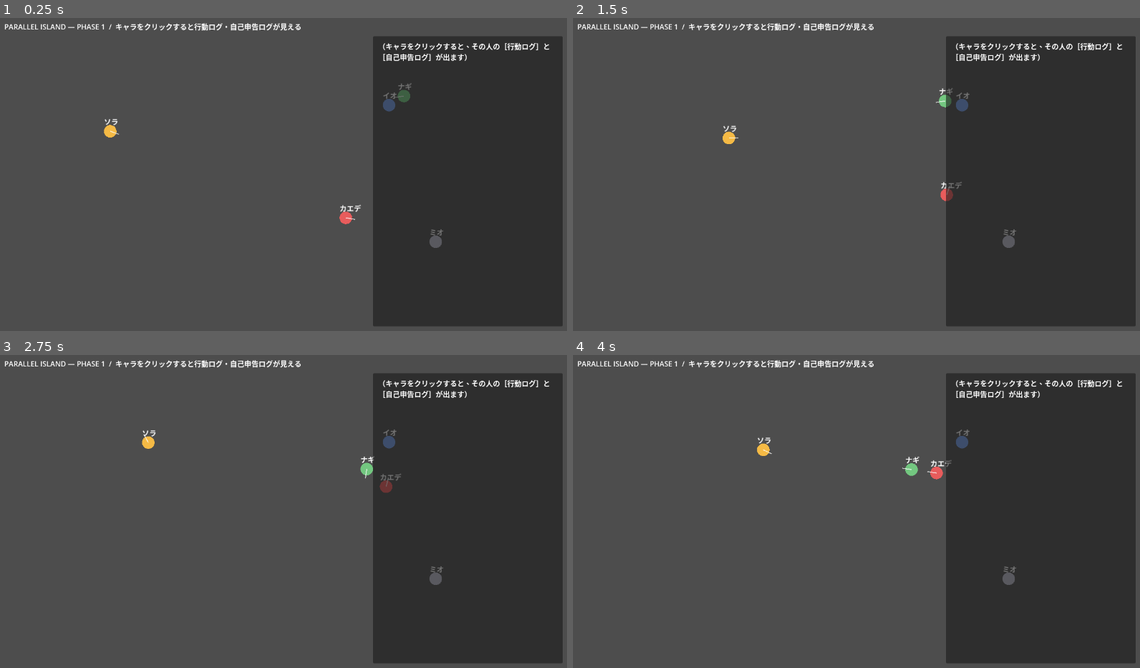
Above: before the commit, frames 1-4 (two rows, left to right).
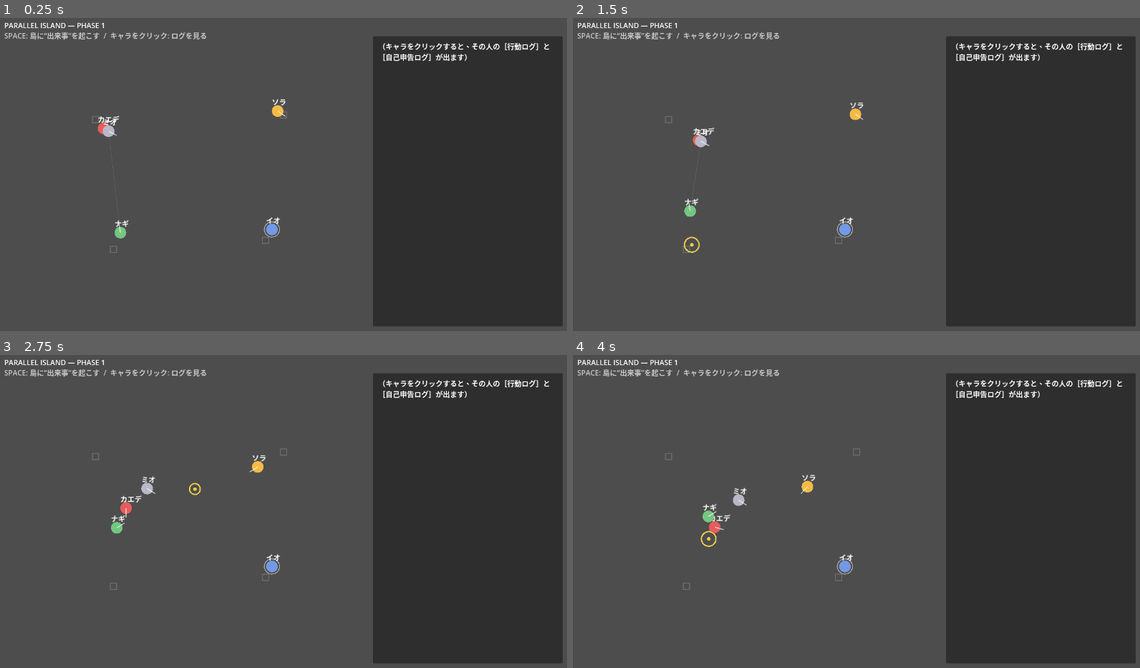
Above: after the commit, the same moments.

Repository: kosukemiyazaki/parallel-island
Game: Godot game, scene res://scenes/Main.tscn
The game is run twice, just before and just after one commit, with the same random seed, the same clock (stepped at 60 frames per second) and the same inputs.
Inputs (mouse positions are in pixels of both pictures, inside the frame that each line leads up to):
- Up to frame 1 (0.25 s): no input
- Up to frame 2 (1.5 s): tap Enter at 0.5 s; move the mouse to (981, 161) at 0.52 s; tap Space at 0.6, 0.77, 1.07, 1.35 s; click (981, 161) at 0.67 s; move the mouse to (743, 193) at 1.27 s; click (743, 193) at 1.42 s
- Up to frame 3 (2.75 s): tap Space at 1.52, 1.82, 2.1 s; move the mouse to (340, 442) at 2.02 s; click (340, 442) at 2.17 s
- Up to frame 4 (4 s): move the mouse to (828, 580) at 2.77 s; tap Space at 2.85, 3.02, 3.32, 3.6, 3.77 s; click (828, 580) at 2.92 s; move the mouse to (1026, 561) at 3.52 s; click (1026, 561) at 3.67 s

The runs differ from the first frame. In frame 1, 1.7% of the frame differs, in the area x 0-79%, y 1-76%; in frame 2, 1.8%; in frame 3, 1.9%; in frame 4, 1.9%.

Commit message:
PHASE 1: 性格差を可視化する行動再設計（状態機械＋場所＋共有イベント）
- STAY/GO_PLACE/APPROACH/RETREAT/ATTEND の状態でキャラごとに異なる動きを出す。
  不動=止まって輪っか表示、低自己肯定=つきまとい、押し強=人に詰める→相手が離れる、
  自分本位=場所を巡る、中間=群れに流される。
- 島にランドマーク（場所）を配置。関係を線で可視化。
- SPACEで“出来事”を発生→性格で反応が割れる（飛びつく/無視）。設計書「同じ出来事に違う反応」を実装。
- ヘッドレスでエラーなし確認済み。

Co-Authored-By: Claude Opus 4.8 <noreply@anthropic.com>

Diff:
--- a/scripts/character.gd
+++ b/scripts/character.gd
@@ -1,11 +1,13 @@
 extends Node2D
-class_name Character
 
-# 5軸パラメータ（0.0〜1.0）。本来は非公開。PHASE 1 ではログ枠に開示する。
+# 行動の「型」。説明テキストではなく、この状態が動き方として画面に出る。
+enum State { STAY, GO_PLACE, APPROACH, RETREAT, ATTEND }
+
+# 5軸パラメータ（0.0〜1.0）。本来は非公開。PHASE 1 ではクリックでログ枠に開示。
 var p_self_other: float = 0.5   # 高=自分優先 / 低=他者寄り
 var p_impulse: float = 0.5      # 高=即動く・速い / 低=間がある
-var p_adapt: float = 0.5        # 高=新しい場所へ / 低=いつもの場所へ固執
-var p_esteem: float = 0.5       # 高=他者の反応に左右されない / 低=確認が多い
+var p_adapt: float = 0.5        # 高=新しい場所へ / 低=いつもの場所に固執
+var p_esteem: float = 0.5       # 高=他者に左右されない / 低=確認が多い
 var p_empathy: float = 0.5      # 高=「わかってる」確信（思い込み）
 
 var char_name: String = "?"
@@ -13,16 +15,22 @@
 var color: Color = Color.WHITE
 
 var others: Array = []
+var places: Array = []
+var home: Vector2 = Vector2.ZERO
 var bounds: Rect2 = Rect2(0, 0, 1280, 720)
 
-var _target: Vector2 = Vector2.ZERO
-var _home: Vector2 = Vector2.ZERO
+var state: int = State.STAY
+var target_pos: Vector2 = Vector2.ZERO
+var target_char = null
+
 var _decide_timer: float = 0.0
+var _event_active: bool = false
+var _event_pos: Vector2 = Vector2.ZERO
 var logs: Array[String] = []
 
-const RADIUS: float = 14.0
+const RADIUS: float = 13.0
 
-func setup(params: Dictionary, pos: Vector2) -> void:
+func setup(params: Dictionary, pos: Vector2, place_list: Array) -> void:
 	char_name = params.get("name", "?")
 	pattern = params.get("pattern", "?")
 	p_self_other = params.get("self_other", 0.5)
@@ -32,60 +40,127 @@
 	p_empathy = params.get("empathy", 0.5)
 	color = params.get("color", Color.WHITE)
 	position = pos
-	_home = pos
-	_target = pos
+	home = pos
+	target_pos = pos
+	places = place_list
 	var lbl := Label.new()
 	lbl.text = char_name
 	lbl.position = Vector2(-RADIUS, -RADIUS - 20.0)
 	add_child(lbl)
 
+func set_event(active: bool, pos: Vector2) -> void:
+	_event_active = active
+	_event_pos = pos
+
+func is_relating() -> bool:
+	return state == State.APPROACH or state == State.RETREAT
+
 func _process(delta: float) -> void:
 	_decide_timer -= delta
 	if _decide_timer <= 0.0:
 		_decide()
-		# 衝動性が高いほど次の判断までが短い（＝即動く）。低いほど「間」が空く。
-		_decide_timer = lerp(2.2, 0.5, p_impulse) + randf() * 0.3
-	# 移動：衝動性が速度に出る。
-	var speed: float = lerp(20.0, 95.0, p_impulse)
-	var to_t := _target - position
-	if to_t.length() > 2.0:
-		position += to_t.normalized() * speed * delta
+		# 衝動性が高いほど判断が速い。全体はゆっくりめ＝観察しやすく。
+		_decide_timer = lerp(3.6, 1.1, p_impulse) + randf() * 0.4
+	if state != State.STAY:
+		var speed: float = lerp(16.0, 62.0, p_impulse)
+		var to_t := target_pos - position
+		if to_t.length() > 3.0:
+			position += to_t.normalized() * speed * delta
+		elif state == State.APPROACH and target_char != null:
+			target_pos = target_char.position  # 相手が動けば付いていく
 	_clamp_bounds()
 	queue_redraw()
 
 func _decide() -> void:
-	var roll := randf()
-	# 自己肯定感が低いほど、他者の様子を確認しに行く頻度が高い。
-	var check_freq: float = lerp(0.15, 0.7, 1.0 - p_esteem)
-	if others.size() > 0 and roll < check_freq:
-		var o = others[randi() % others.size()]
-		_target = o.position + Vector2(randf_range(-40, 40), randf_range(-40, 40))
-		_log_action("%sは%sの様子をうかがいに近づいた" % [char_name, o.char_name])
+	# 0) 押しの強い相手が近い → 距離を取る（柔軟な人だけ。不動の人は耐える）
+	for o in others:
+		if o.target_char == self and o.p_self_other >= 0.7 and p_adapt >= 0.3 and position.distance_to(o.position) < 46.0:
+			state = State.RETREAT
+			target_char = null
+			var away: Vector2 = (position - o.position).normalized()
+			target_pos = position + away * 140.0
+			_log_action("%sはそっと距離を取った" % char_name)
+			return
+	# 1) 島に「出来事」がある → 性格で反応が割れる
+	if _event_active:
+		var attend: float = _attend_probability()
+		if randf() < attend:
+			state = State.ATTEND
+			target_pos = _event_pos + Vector2(randf_range(-24, 24), randf_range(-24, 24))
+			_log_action("%sは“何か”の方へ向かった" % char_name)
+			return
+		elif p_adapt < 0.3:
+			state = State.STAY
+			_log_action("%sはそちらを見たが、動かなかった" % char_name)
+			return
+	# 2) 変化に乏しい人（低適応）→ いつもの場所にとどまる＝「不動」
+	if p_adapt < 0.3:
+		if position.distance_to(home) > 28.0:
+			state = State.GO_PLACE
+			target_pos = home
+			_log_action("%sはいつもの場所へ戻ろうとした" % char_name)
+		else:
+			state = State.STAY
+			_log_action("%sはその場にとどまっている" % char_name)
 		return
-	# 自己中心性：高→自分の用事 / 低→誰かのそば / 中間→適応性で分岐
+	# 3) 押しが強く思い込みが強い人 → 近くの誰かに詰める（相手は離れていく）
+	if p_self_other > 0.7 and p_empathy > 0.7 and others.size() > 0:
+		target_char = _nearest_other()
+		state = State.APPROACH
+		target_pos = target_char.position
+		if randf() < 0.3:
+			_log_claim("%sは「力になれると思う」と言った" % char_name)
+		else:
+			_log_action("%sは%sの方へ寄っていった" % [char_name, target_char.char_name])
+		return
+	# 4) 自己肯定感が低い人 → 誰かを確認しに、そばへ（つきまとい）
+	if p_esteem < 0.4 and others.size() > 0:
+		target_char = _nearest_other()
+		state = State.APPROACH
+		target_pos = target_char.position
+		_log_action("%sは%sの様子をうかがいに近づいた" % [char_name, target_char.char_name])
+		return
+	# 5) 自分本位な人 → 自分の用で場所を巡る＝「我が道」
 	if p_self_other > 0.6:
-		_target = _random_point()
-		_log_action("%sは自分の用事のために歩き出した" % char_name)
-	elif p_self_other < 0.4 and others.size() > 0:
-		var o = others[randi() % others.size()]
-		_target = o.position
-		_log_action("%sは誰かのそばへ向かった" % char_name)
-	else:
-		if p_adapt > 0.55:
-			_target = _random_point()
-			_log_action("%sはまだ行っていない方へ足を向けた" % char_name)
-		else:
-			_target = _home
-			_log_action("%sはいつもの場所に戻ろうとした" % char_name)
-	# 衝動性が低い → 踏み出す前の「間」
-	if p_impulse < 0.35 and randf() < 0.45:
+		target_char = null
+		state = State.GO_PLACE
+		target_pos = _random_place()
+		_log_action("%sは自分の用のために歩き出した" % char_name)
+		return
+	# 6) 中間の人 → 人が集まる方へ流される
+	target_char = null
+	state = State.GO_PLACE
+	target_pos = _center_of_others()
+	_log_action("%sは人の集まる方へ流れた" % char_name)
+	if p_impulse < 0.35 and randf() < 0.5:
 		_log_action("%sは一歩踏み出す前に少し止まった" % char_name)
-	# 共感性が高い →「わかってる」前提の自己申告（実際とズレる種）
-	if p_empathy > 0.6 and randf() < 0.25:
-		_log_claim("%sは「あの人の気持ちは分かってる」と言った" % char_name)
-	# 記憶の歪みの種：自己像のズレた自己申告
-	if randf() < 0.07:
-		_log_claim("%sは自分を中間値の人間だと言った" % char_name)
+
+func _attend_probability() -> float:
+	var v: float = p_impulse * 0.7 + p_empathy * 0.2 - (1.0 - p_adapt) * 0.3
+	return clampf(v, 0.0, 0.95)
+
+func _nearest_other():
+	var best = null
+	var bd: float = 1.0e9
+	for o in others:
+		var d := position.distance_to(o.position)
+		if d < bd:
+			bd = d
+			best = o
+	return best
+
+func _center_of_others() -> Vector2:
+	if others.size() == 0:
+		return home
+	var sum := Vector2.ZERO
+	for o in others:
+		sum += o.position
+	return sum / float(others.size())
+
+func _random_place() -> Vector2:
+	if places.size() == 0:
+		return _random_point()
+	return places[randi() % places.size()]
 
 func _random_point() -> Vector2:
 	return Vector2(
@@ -110,6 +185,10 @@
 
 func _draw() -> void:
 	draw_circle(Vector2.ZERO, RADIUS, color)
-	var dir := _target - position
-	if dir.length() > 1.0:
-		draw_line(Vector2.ZERO, dir.normalized() * (RADIUS + 7.0), Color(1, 1, 1, 0.7), 2.0)
+	# 止まっている人は輪っかで「静止」を際立たせる
+	if state == State.STAY:
+		draw_arc(Vector2.ZERO, RADIUS + 4.0, 0.0, TAU, 24, Color(1, 1, 1, 0.5), 2.0)
+	else:
+		var dir := target_pos - position
+		if dir.length() > 1.0:
+			draw_line(Vector2.ZERO, dir.normalized() * (RADIUS + 8.0), Color(1, 1, 1, 0.7), 2.0)
--- a/scripts/main.gd
+++ b/scripts/main.gd
@@ -6,31 +6,48 @@
 # class_name は初回ロード時に未登録のことがあるため、preload で明示参照する。
 const CharacterScript := preload("res://scripts/character.gd")
 
-# 初期キャラ。図鑑（設計書 §2）のパターンに対応させてある。
+# 初期キャラ。図鑑（設計書 §2）のパターンに対応。性格の差が動きで出るよう値を強めに振っている。
 const ROSTER: Array = [
-	{"name": "カエデ", "pattern": "渇望爆発型", "self_other": 0.5, "impulse": 0.85, "adapt": 0.5, "esteem": 0.2, "empathy": 0.4, "color": Color(0.91, 0.36, 0.36)},
-	{"name": "ソラ", "pattern": "持続燃焼型", "self_other": 0.55, "impulse": 0.85, "adapt": 0.6, "esteem": 0.85, "empathy": 0.4, "color": Color(0.96, 0.73, 0.27)},
-	{"name": "ナギ", "pattern": "善意搾取型", "self_other": 0.8, "impulse": 0.5, "adapt": 0.45, "esteem": 0.6, "empathy": 0.85, "color": Color(0.45, 0.78, 0.5)},
-	{"name": "イオ", "pattern": "不動の人", "self_other": 0.5, "impulse": 0.35, "adapt": 0.15, "esteem": 0.85, "empathy": 0.4, "color": Color(0.45, 0.6, 0.9)},
-	{"name": "ミオ", "pattern": "全部中間", "self_other": 0.5, "impulse": 0.5, "adapt": 0.5, "esteem": 0.5, "empathy": 0.5, "color": Color(0.72, 0.72, 0.78)},
+	{"name": "カエデ", "pattern": "渇望爆発型（つきまとう）", "self_other": 0.5, "impulse": 0.85, "adapt": 0.5, "esteem": 0.2, "empathy": 0.4, "color": Color(0.91, 0.36, 0.36)},
+	{"name": "ソラ", "pattern": "持続燃焼型（我が道）", "self_other": 0.65, "impulse": 0.85, "adapt": 0.6, "esteem": 0.85, "empathy": 0.4, "color": Color(0.96, 0.73, 0.27)},
+	{"name": "ナギ", "pattern": "善意搾取型（人に詰める）", "self_other": 0.8, "impulse": 0.5, "adapt": 0.45, "esteem": 0.6, "empathy": 0.85, "color": Color(0.45, 0.78, 0.5)},
+	{"name": "イオ", "pattern": "不動の人（動かない）", "self_other": 0.5, "impulse": 0.35, "adapt": 0.15, "esteem": 0.85, "empathy": 0.4, "color": Color(0.45, 0.6, 0.9)},
+	{"name": "ミオ", "pattern": "全部中間（流される）", "self_other": 0.5, "impulse": 0.5, "adapt": 0.5, "esteem": 0.5, "empathy": 0.5, "color": Color(0.72, 0.72, 0.78)},
 ]
 
 var characters: Array = []
+var places: Array = []
 var selected = null
 var log_label: RichTextLabel = null
 
+var _event_active: bool = false
+var _event_pos: Vector2 = Vector2.ZERO
+var _event_timer: float = 0.0
+var _t: float = 0.0
+
 func _ready() -> void:
+	_make_places()
 	_spawn_characters()
 	_build_ui()
 
+func _make_places() -> void:
+	places = [
+		Vector2(220, 230),
+		Vector2(640, 220),
+		Vector2(260, 520),
+		Vector2(600, 500),
+	]
+
 func _spawn_characters() -> void:
+	var i := 0
 	for d in ROSTER:
 		var c = CharacterScript.new()
 		add_child(c)
-		var pos := Vector2(randf_range(140, W - 140), randf_range(160, H - 160))
-		c.setup(d, pos)
-		c.bounds = Rect2(60, 110, W - 120, H - 170)
+		var pos: Vector2 = places[i % places.size()] + Vector2(randf_range(-30, 30), randf_range(-30, 30))
+		c.setup(d, pos, places)
+		c.bounds = Rect2(70, 120, 720, 520)  # 右のログパネルに被らない範囲
 		characters.append(c)
+		i += 1
 	for c in characters:
 		c.others = characters.filter(func(x): return x != c)
 
@@ -38,9 +55,14 @@
 	var layer := CanvasLayer.new()
 	add_child(layer)
 	var title := Label.new()
-	title.text = "PARALLEL ISLAND — PHASE 1  /  キャラをクリックすると行動ログ・自己申告ログが見える"
-	title.position = Vector2(16, 10)
+	title.text = "PARALLEL ISLAND — PHASE 1"
+	title.position = Vector2(16, 8)
 	layer.add_child(title)
+	var hint := Label.new()
+	hint.text = "SPACE: 島に“出来事”を起こす  /  キャラをクリック: ログを見る"
+	hint.position = Vector2(16, 30)
+	hint.modulate = Color(1, 1, 1, 0.7)
+	layer.add_child(hint)
 	var panel := Panel.new()
 	panel.position = Vector2(W - 440, 44)
 	panel.size = Vector2(424, H - 72)
@@ -53,15 +75,32 @@
 	layer.add_child(log_label)
 	_refresh_log()
 
-func _process(_delta: float) -> void:
+func _process(delta: float) -> void:
+	_t += delta
+	if _event_active:
+		_event_timer -= delta
+		if _event_timer <= 0.0:
+			_set_event(false, Vector2.ZERO)
 	if selected != null:
 		_refresh_log()
+	queue_redraw()
+
+func _set_event(active: bool, pos: Vector2) -> void:
+	_event_active = active
+	_event_pos = pos
+	for c in characters:
+		c.set_event(active, pos)
 
 func _unhandled_input(event: InputEvent) -> void:
+	if event is InputEventKey and event.pressed and not event.echo and event.keycode == KEY_SPACE:
+		var p := Vector2(randf_range(160, 690), randf_range(190, 560))
+		_event_timer = 7.0
+		_set_event(true, p)
+		return
 	if event is InputEventMouseButton and event.pressed and event.button_index == MOUSE_BUTTON_LEFT:
 		var m := get_global_mouse_position()
 		var nearest = null
-		var best := 1.0e9
+		var best: float = 1.0e9
 		for c in characters:
 			var dist := m.distance_to(c.position)
 			if dist < best:
@@ -70,6 +109,20 @@
 		if nearest != null and best < 30.0:
 			selected = nearest
 			_refresh_log()
+
+func _draw() -> void:
+	# 島のランドマーク（場所）
+	for pl in places:
+		draw_rect(Rect2(pl - Vector2(7, 7), Vector2(14, 14)), Color(1, 1, 1, 0.18), false, 2.0)
+	# 関係線：誰が誰に向かっている / 誰から離れているか
+	for c in characters:
+		if c.is_relating() and c.target_char != null:
+			draw_line(c.position, c.target_char.position, Color(1, 1, 1, 0.12), 1.0)
+	# 出来事（脈打つリング）
+	if _event_active:
+		var r: float = 18.0 + sin(_t * 4.0) * 6.0
+		draw_arc(_event_pos, r, 0.0, TAU, 32, Color(1.0, 0.85, 0.3, 0.9), 3.0)
+		draw_circle(_event_pos, 4.0, Color(1.0, 0.85, 0.3, 0.9))
 
 func _refresh_log() -> void:
 	if log_label == null:
